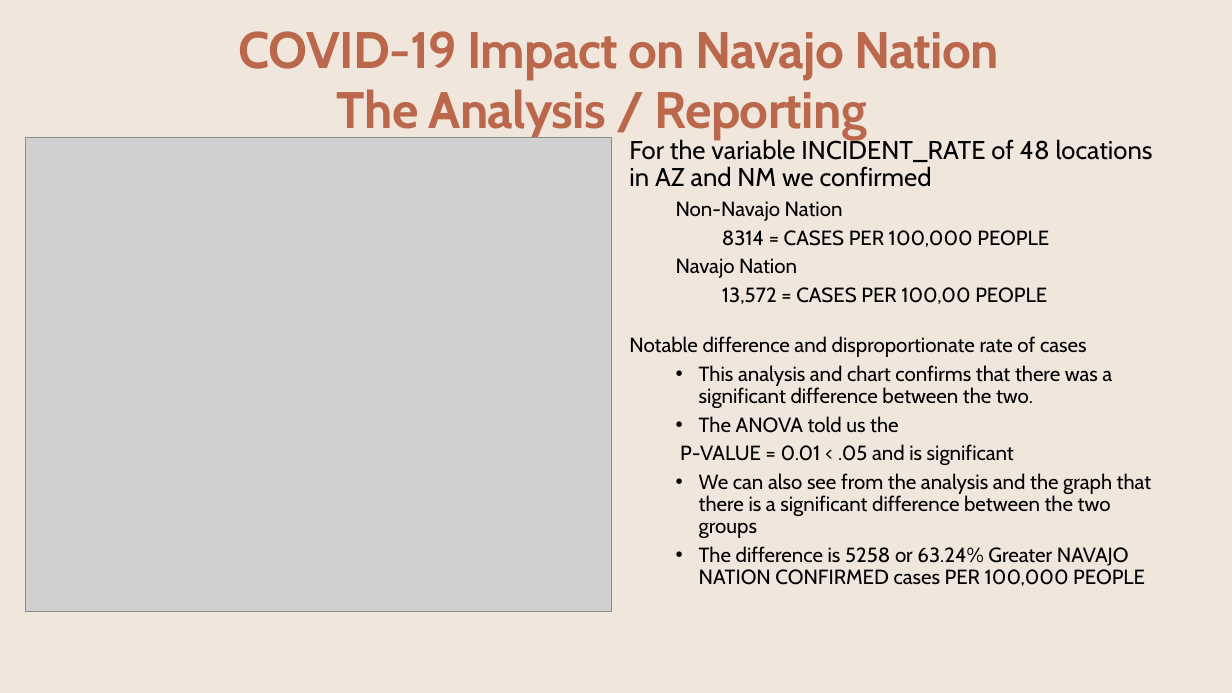
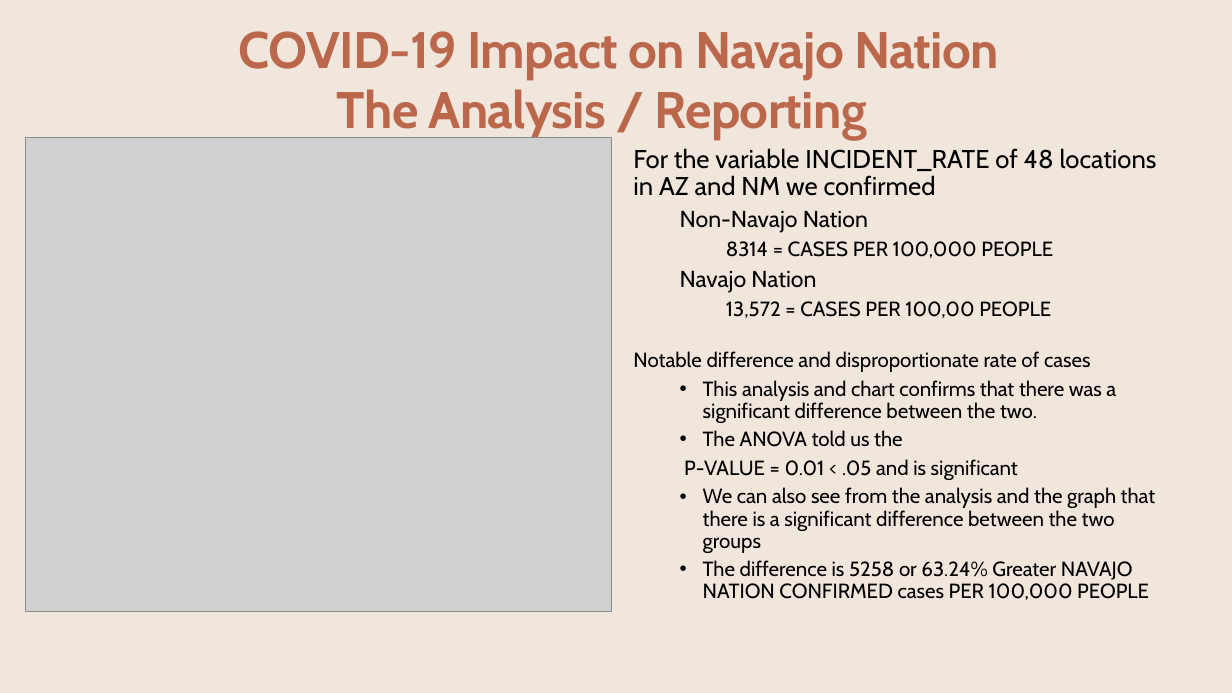
Before and after one commit to CCostenbader/Covid-19-effects-on-the-Navajo-Nation-Indian-Tribe, a slide deck: slide 21 of FinalPPMatt.pptx. Drawn at 1232x693 pixels with LibreOffice and Linux fonts; fonts in the diff are those of the drawing; grey boxes stand for pictures; background and template pictures are left out. Boxes give left, top, right and bottom in pixels: in the first picture for what was removed or moved away, otherwise in the second. Text is boxed around its words. In the diff, an @@ line names an element or a change of style, - is before the commit and + after.

```diff
--- a/FinalPPMatt.pptx
+++ b/FinalPPMatt.pptx
@@ text "For the variable INCIDENT_RATE of ...": place and size @@
-text "For the variable INCIDENT_RATE of ..." at bbox=[629, 137, 1153, 586]
+text "For the variable INCIDENT_RATE of ..." at bbox=[633, 148, 1157, 600]
@@ text at bbox=[680, 211, 868, 293]: size 16 to 18 pt in "Non-Navajo Nation", "Navajo Nation" @@
```
Also in this commit, not shown: 7 other slides changed.
